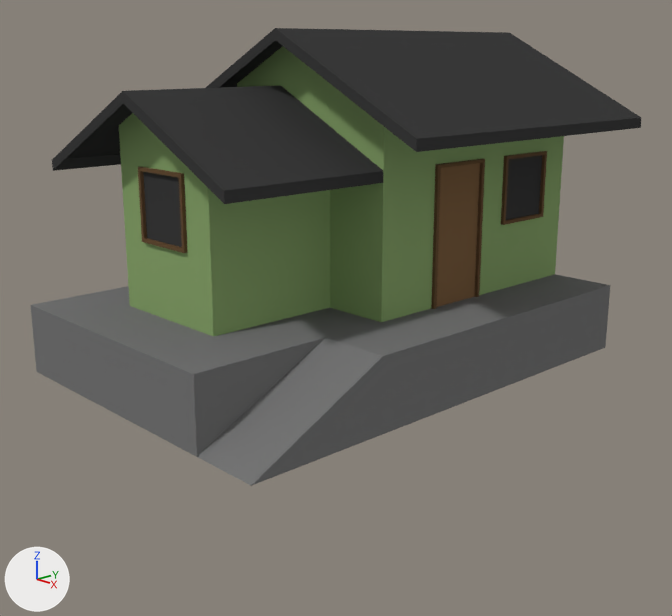
A saved change to the Blender file blend/smallstation.blend.
One viewpoint serves both versions: a camera (50 mm lens) standing at (19.5, -18.1, 8.0) and looking at (0.2, 0.0, 0.6). The axes (+X, +Y, +Z) are drawn at lower left. The lights are the same throughout.
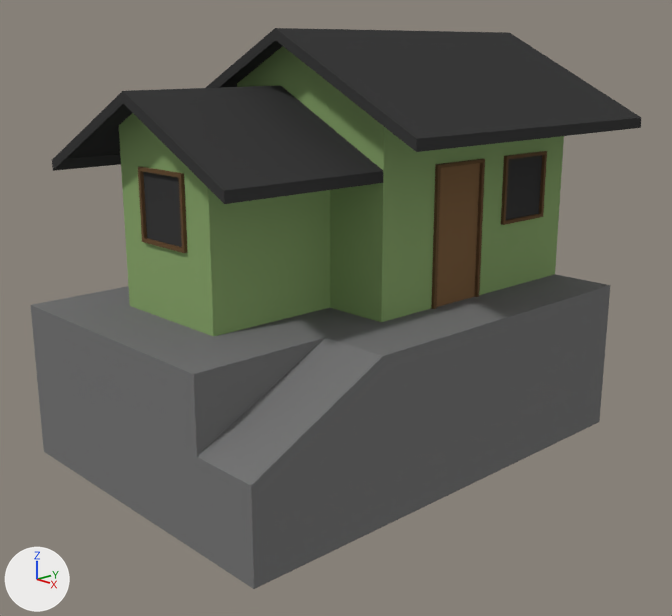
Changed parts and their boxes (x1, y1, x2, y2) in the pictures (672 x 616 px):
'Cube', reshaped (22% taller)
    before: (31, 28, 641, 486)
    after: (31, 28, 641, 589)
part 1 of me_cube_001, added
    after: (37, 348, 605, 589)

The change, as a list of edits to the scene's bpy script:
```text
Change me_cube_001:
    used by ob_cube; location = (0.0, 0.0, 0.0)
    remove me_cube_001.from_pydata(...)  # 349 vertices, 320 faces, 6 loose edges; spans x -5.0..5.0, y -7.0..8.0, z -1.0..8.5
    add me_cube_001.from_pydata(...)  # 374 vertices, 345 faces, 6 loose edges; spans x -5.0..5.0, y -7.0..8.0, z -3.5..8.5
    me_cube_001 part 1
    25 new vertices lie (0.0, 0.0, -2.5) away from vertices in x -5.0..5.0, y -7.0..7.0, z -1.0
    25 new faces join them, mat_material_003 (grey #777777)
```
